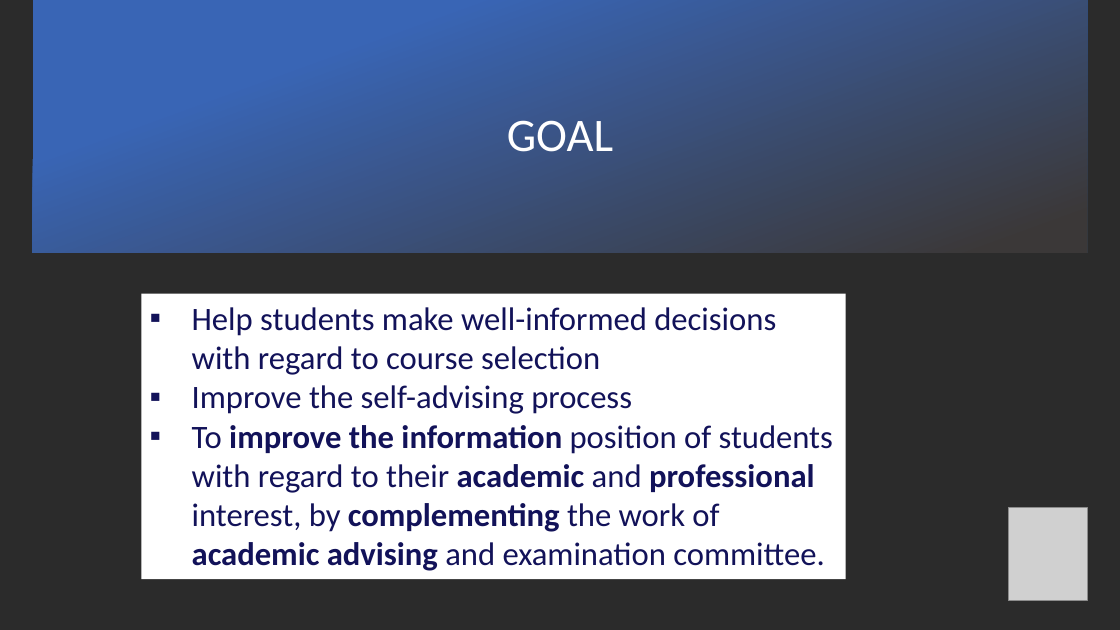
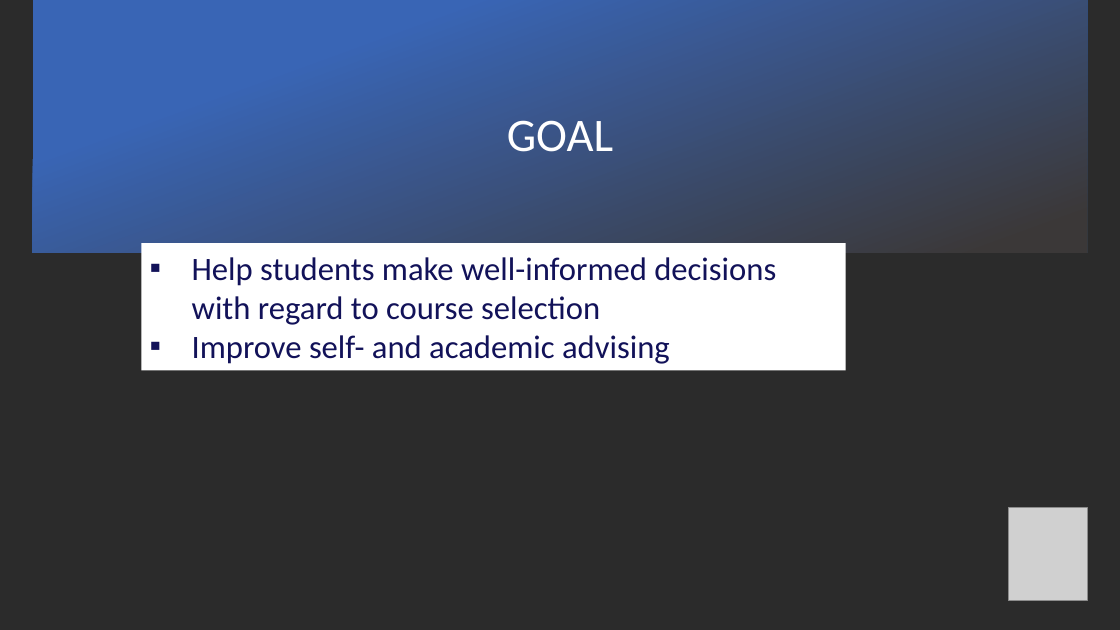
Before and after one commit to DARS-UM/DARS, a slide deck: slide 6 of Output/Communication Material/DARS- presentation 22-03-2019.pptx. Drawn at 1120x630 pixels with LibreOffice and Linux fonts; fonts in the diff are those of the drawing; grey boxes stand for pictures; background and template pictures are left out; a plain dark background stands for a picture behind light text. Boxes give left, top, right and bottom in pixels: in the first picture for what was removed or moved away, otherwise in the second. Text is boxed around its words. In the diff, an @@ line names an element or a change of style, - is before the commit and + after.

```diff
--- a/Output/Communication Material/DARS- presentation 22-03-2019.pptx
+++ b/Output/Communication Material/DARS- presentation 22-03-2019.pptx
@@ rectangle "Help students make well-informed decisions ...": place and size @@
-rectangle "Help students make well-informed decisions ..." at (141, 294, 845, 580)
+rectangle "Help students make well-informed decisions ..." at (141, 244, 845, 371)
@@ text in rectangle at (192, 335, 670, 364): text changed @@
-▪ Improve the self-advising process
-▪ To improve the information position of students with regard to their academic and professional interest, by complementing the work of academic advising and examination committee.
+▪ Improve self- and academic advising
```
Also in this commit, not shown: 3 other slides changed, 1 slide added, 1 slide removed, 12 other files.
